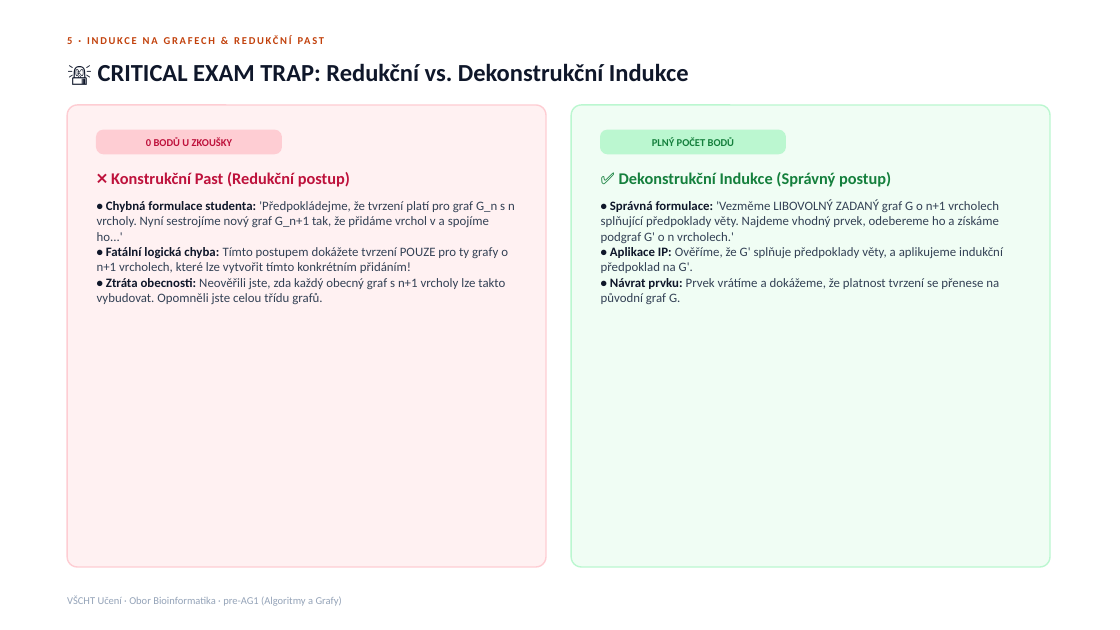
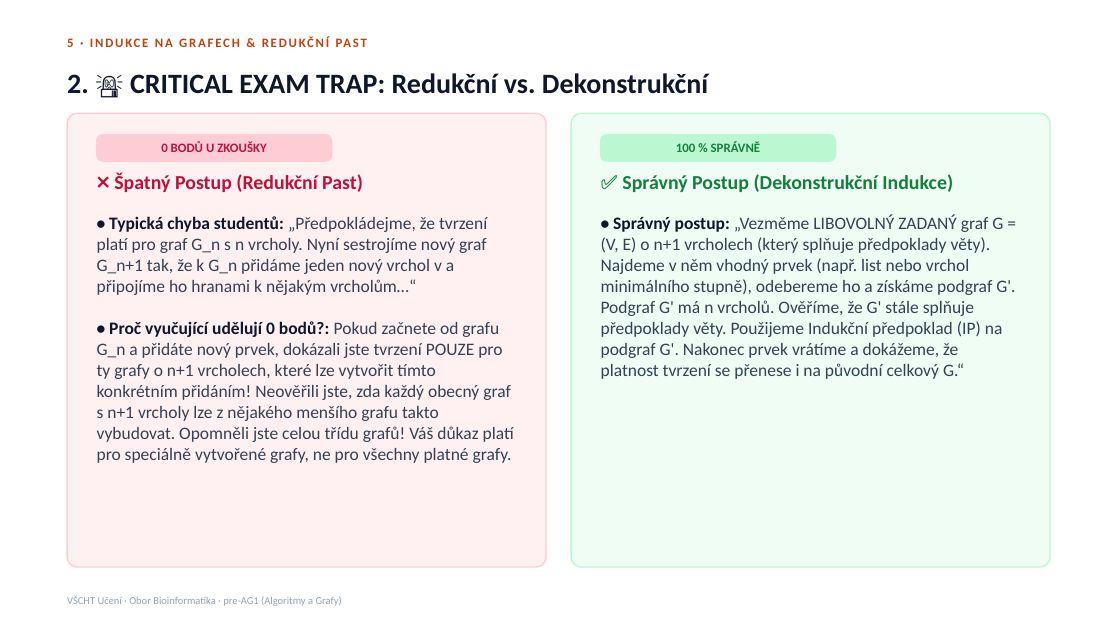
Before and after one commit to kolardavidcz/vscht-uceni-web, a slide deck: slide 42 of pre-ag1-kurz.pptx (slide 55 before the commit). Drawn at 1120x630 pixels with LibreOffice and Linux fonts; fonts in the diff are those of the drawing. Boxes give left, top, right and bottom in pixels: in the first picture for what was removed or moved away, otherwise in the second. Text is boxed around its words. In the diff, an @@ line names an element or a change of style, - is before the commit and + after.

Commit message:
feat(presentation): 1:1 pre-AG1 course slides with 2x font scale (modules 2-8)

```diff
--- a/pre-ag1-kurz.pptx
+++ b/pre-ag1-kurz.pptx
@@ text "5 · INDUKCE NA GRAFECH ..." at <box>67,38,1003,334</box>: size 9 to 11 pt @@
@@ text at <box>67,73,708,94</box>: text changed; size 21 to 24 pt @@
-🚨 CRITICAL EXAM TRAP: Redukční vs. Dekonstrukční Indukce
+2. 🚨 CRITICAL EXAM TRAP: Redukční vs. Dekonstrukční
@@ rounded rectangle: place and size @@
-rounded rectangle at <box>67,105,546,567</box>
+rounded rectangle at <box>67,113,546,567</box>
@@ rounded rectangle: place and size @@
-rounded rectangle at <box>571,105,1050,567</box>
+rounded rectangle at <box>571,113,1050,567</box>
@@ text "0 BODŮ U ZKOUŠKY" at <box>161,142,266,152</box>: size 9 to 11 pt @@
@@ rounded rectangle at <box>97,134,332,161</box>: proportions changed @@
@@ rounded rectangle: place and size @@
-rounded rectangle at <box>97,130,281,154</box>
+rounded rectangle at <box>97,134,332,161</box>
@@ rounded rectangle: place and size @@
-rounded rectangle at <box>601,130,786,154</box>
+rounded rectangle at <box>601,134,836,161</box>
@@ rounded rectangle at <box>601,134,836,161</box>: proportions changed @@
@@ text at <box>676,142,761,152</box>: text changed; size 9 to 11 pt @@
-PLNÝ POČET BODŮ
+100 % SPRÁVNĚ
@@ text "❌ Špatný Postup (Redukční Past)" at <box>114,173,363,192</box>: vertical alignment middle to top @@
@@ text at <box>114,173,363,192</box>: text changed; size 14 to 17 pt @@
-❌ Konstrukční Past (Redukční postup)
+❌ Špatný Postup (Redukční Past)
@@ text "✅ Správný Postup (Dekonstrukční Indukce)" at <box>622,174,953,192</box>: vertical alignment middle to top @@
@@ text at <box>622,174,953,192</box>: text changed; size 14 to 17 pt @@
-✅ Dekonstrukční Indukce (Správný postup)
+✅ Správný Postup (Dekonstrukční Indukce)
@@ text at <box>97,216,514,463</box>: text changed; size 11 to 15 pt @@
-• Chybná formulace studenta: 'Předpokládejme, že tvrzení platí pro graf G_n s n vrcholy. Nyní sestrojíme nový graf G_n+1 tak, že přidáme vrchol v a spojíme ho...'
-• Fatální logická chyba: Tímto postupem dokážete tvrzení POUZE pro ty grafy o n+1 vrcholech, které lze vytvořit tímto konkrétním přidáním!
-• Ztráta obecnosti: Neověřili jste, zda každý obecný graf s n+1 vrcholy lze takto vybudovat. Opomněli jste celou třídu grafů.
+• Typická chyba studentů: „Předpokládejme, že tvrzení platí pro graf G_n s n vrcholy. Nyní sestrojíme nový graf G_n+1 tak, že k G_n přidáme jeden nový vrchol v a připojíme ho hranami k nějakým vrcholům…“
+• Proč vyučující udělují 0 bodů?: Pokud začnete od grafu G_n a přidáte nový prvek, dokázali jste tvrzení POUZE pro ty grafy o n+1 vrcholech, které lze vytvořit tímto konkrétním přidáním! Neověřili jste, zda každý obecný graf s n+1 vrcholy lze z nějakého menšího grafu takto vybudovat. Opomněli jste celou třídu grafů! Váš důkaz platí pro speciálně vytvořené grafy, ne pro všechny platné grafy.
@@ text at <box>601,215,1015,379</box>: text changed; size 11 to 15 pt @@
-• Správná formulace: 'Vezměme LIBOVOLNÝ ZADANÝ graf G o n+1 vrcholech splňující předpoklady věty. Najdeme vhodný prvek, odebereme ho a získáme podgraf G' o n vrcholech.'
-• Aplikace IP: Ověříme, že G' splňuje předpoklady věty, a aplikujeme indukční předpoklad na G'.
-• Návrat prvku: Prvek vrátíme a dokážeme, že platnost tvrzení se přenese na původní graf G.
+• Správný postup: „Vezměme LIBOVOLNÝ ZADANÝ graf G = (V, E) o n+1 vrcholech (který splňuje předpoklady věty). Najdeme v něm vhodný prvek (např. list nebo vrchol minimálního stupně), odebereme ho a získáme podgraf G'. Podgraf G' má n vrcholů. Ověříme, že G' stále splňuje předpoklady věty. Použijeme Indukční předpoklad (IP) na podgraf G'. Nakonec prvek vrátíme a dokážeme, že platnost tvrzení se přenese i na původní celkový G.“
```
Also in this commit, not shown: 54 other slides changed, 45 slides added, 53 slides removed, 11 other files.
